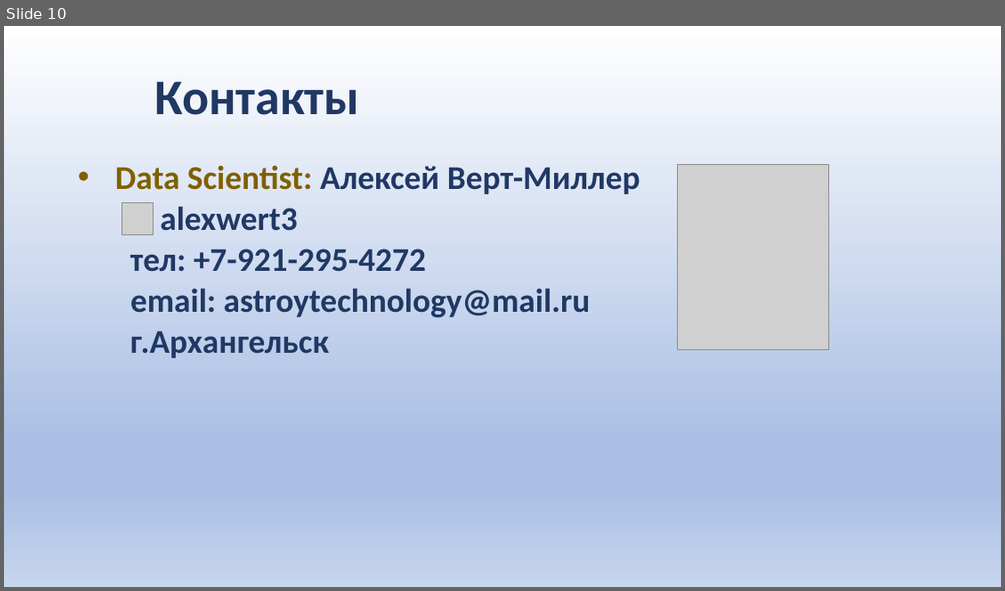
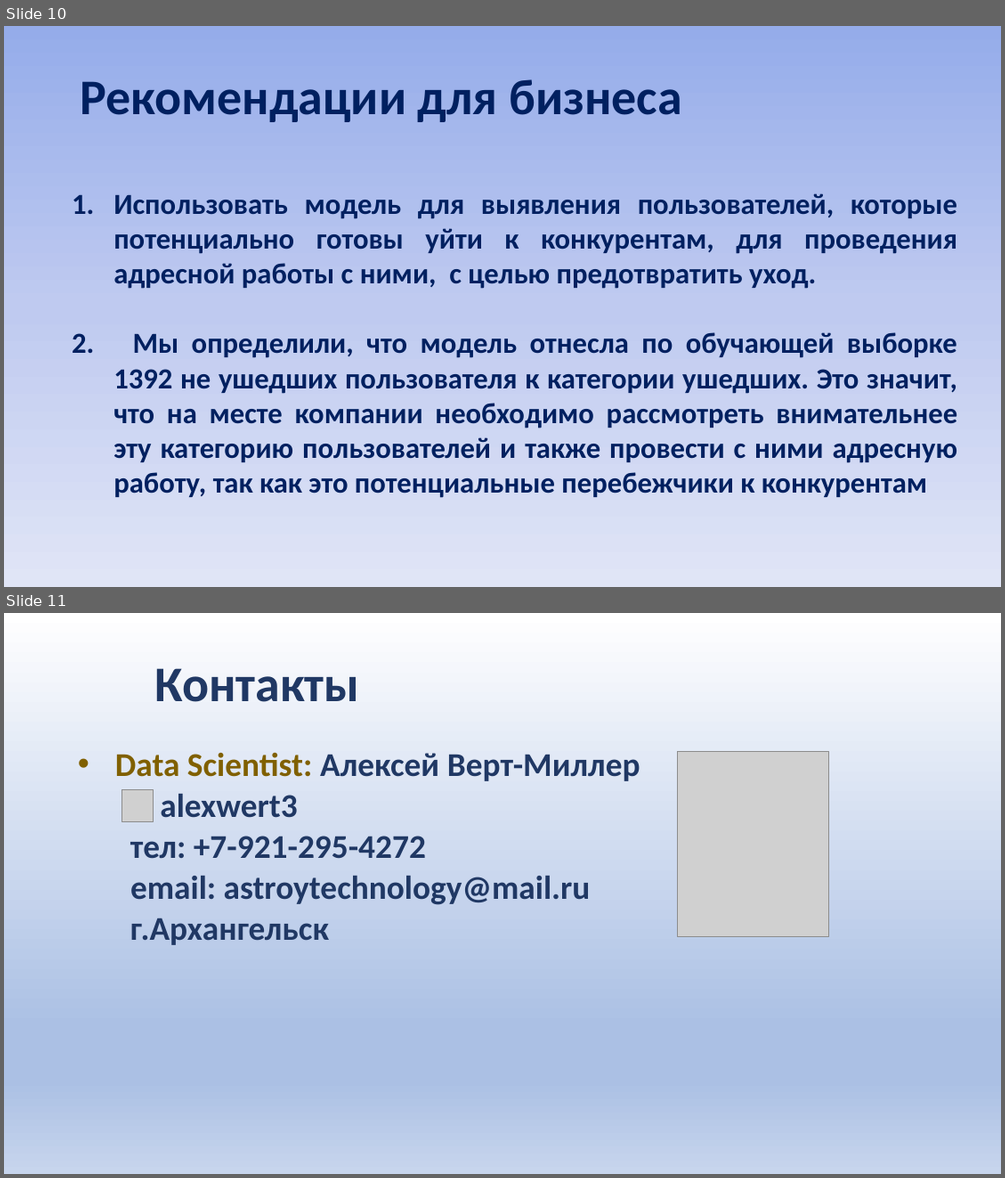
Before and after one commit to Alexwert3/rep_kareliya, a slide deck: Карелия_2022_Верт-Миллер.pptx. Shown one above the other, each under a label of ours: slide 10 before the commit, slides 10 and 11 after it. The pictures are 1005x591 and 1005x1178 pixels, drawn with LibreOffice and Linux fonts; fonts in the diff are those of the drawing; grey boxes stand for pictures. Boxes give left, top, right and bottom in pixels: in the first picture for what was removed or moved away, otherwise in the second. Text is boxed around its words. In the diff, an @@ line names an element or a change of style, - is before the commit and + after.

```diff
--- a/Карелия_2022_Верт-Миллер.pptx
+++ b/Карелия_2022_Верт-Миллер.pptx
@@ slide 10 added at <box>4,26,1001,587</box>, background gradient #96ABEA to #C0CBF0 to #E0E5F7 @@
@@ title added at <box>80,79,681,122</box>, 48 pt, text #002060, bold @@
+Рекомендации для бизнеса
@@ text added at <box>72,193,957,498</box>, 28 pt, text #002060, bold @@
+1. Использовать модель для выявления пользователей, которые потенциально готовы уйти к конкурентам, для проведения адресной работы с ними, с целью предотвратить уход.
+2. Мы определили, что модель отнесла по обучающей выборке 1392 не ушедших пользователя к категории ушедших. Это значит, что на месте компании необходимо рассмотреть внимательнее эту категорию пользователей и также провести с ними адресную работу, так как это потенциальные перебежчики к конкурентам
@@ what was slide 10 is now slide 11 @@
```
Also in this commit, not shown: 2 slides changed.
